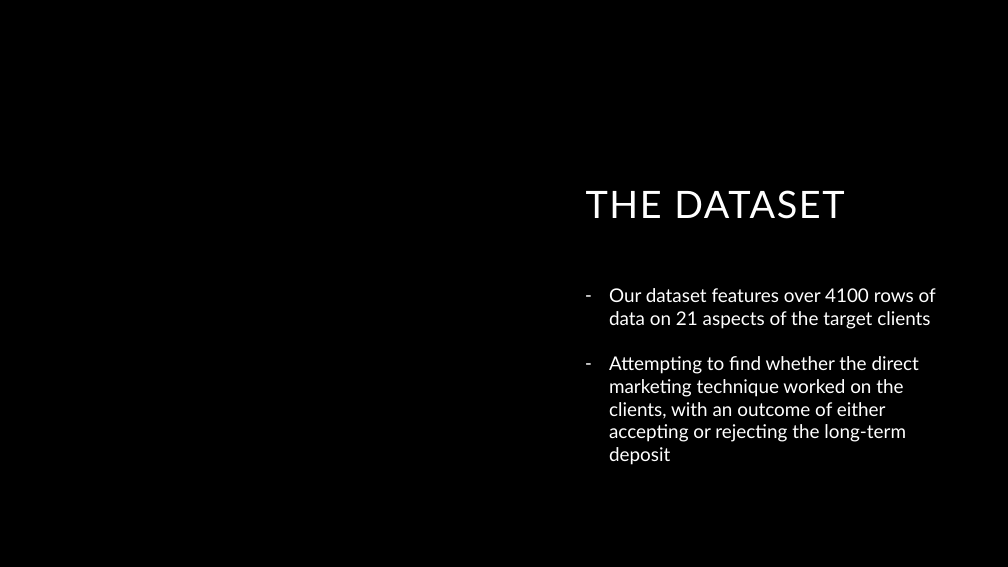
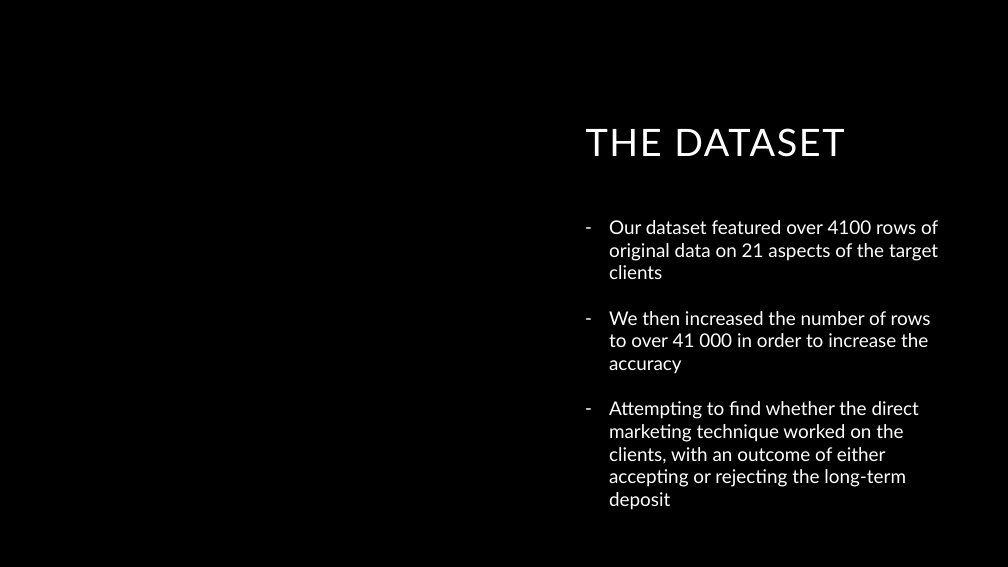
Before and after one commit to panlovelyda/Project-4-Group-8, a slide deck: slide 4 of Project 4.pptx. Drawn at 1008x567 pixels with LibreOffice and Linux fonts; fonts in the diff are those of the drawing; background and template pictures are left out. Boxes give left, top, right and bottom in pixels: in the first picture for what was removed or moved away, otherwise in the second. Text is boxed around its words. In the diff, an @@ line names an element or a change of style, - is before the commit and + after.

Commit message:
Added extra information

```diff
--- a/Project 4.pptx
+++ b/Project 4.pptx
@@ title "THE DATASET": place and size @@
-title "THE DATASET" at (586, 190, 844, 219)
+title "THE DATASET" at (586, 128, 844, 157)
@@ text "Our dataset featured over 4100 ...": place and size @@
-text "Our dataset featured over 4100 ..." at (609, 288, 936, 465)
+text "Our dataset featured over 4100 ..." at (609, 220, 938, 510)
@@ text at (609, 220, 938, 374): text changed @@
-– Our dataset features over 4100 rows of data on 21 aspects of the target clients
+– Our dataset featured over 4100 rows of original data on 21 aspects of the target clients
+– We then increased the number of rows to over 41 000 in order to increase the accuracy
```
